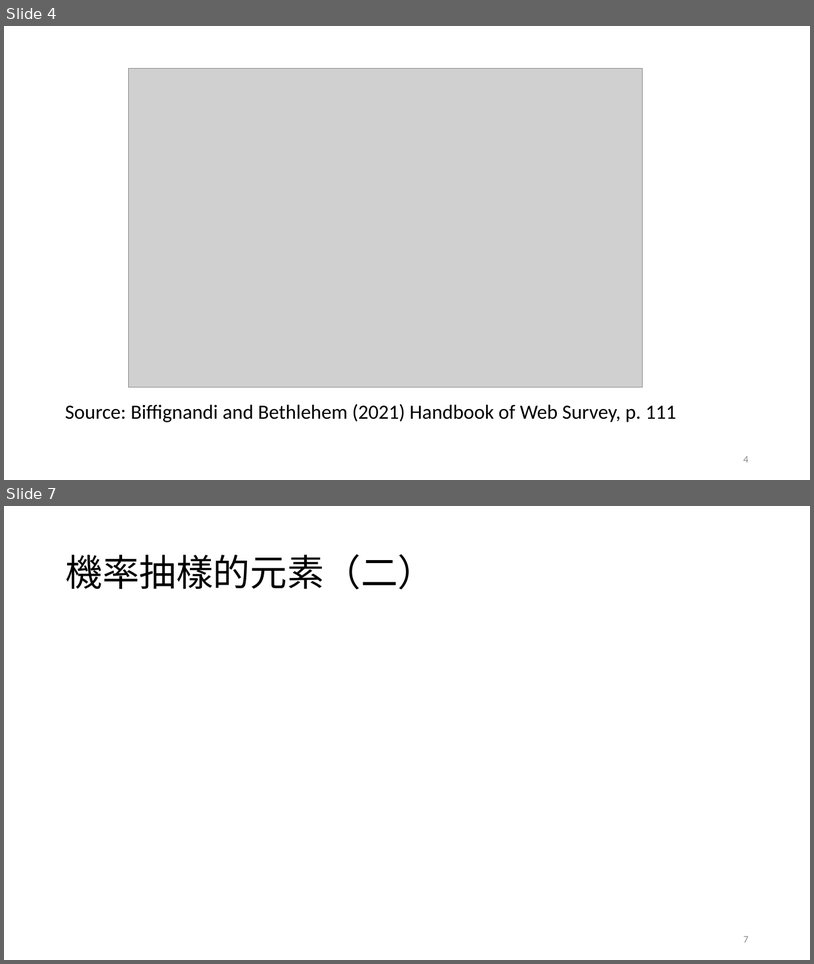
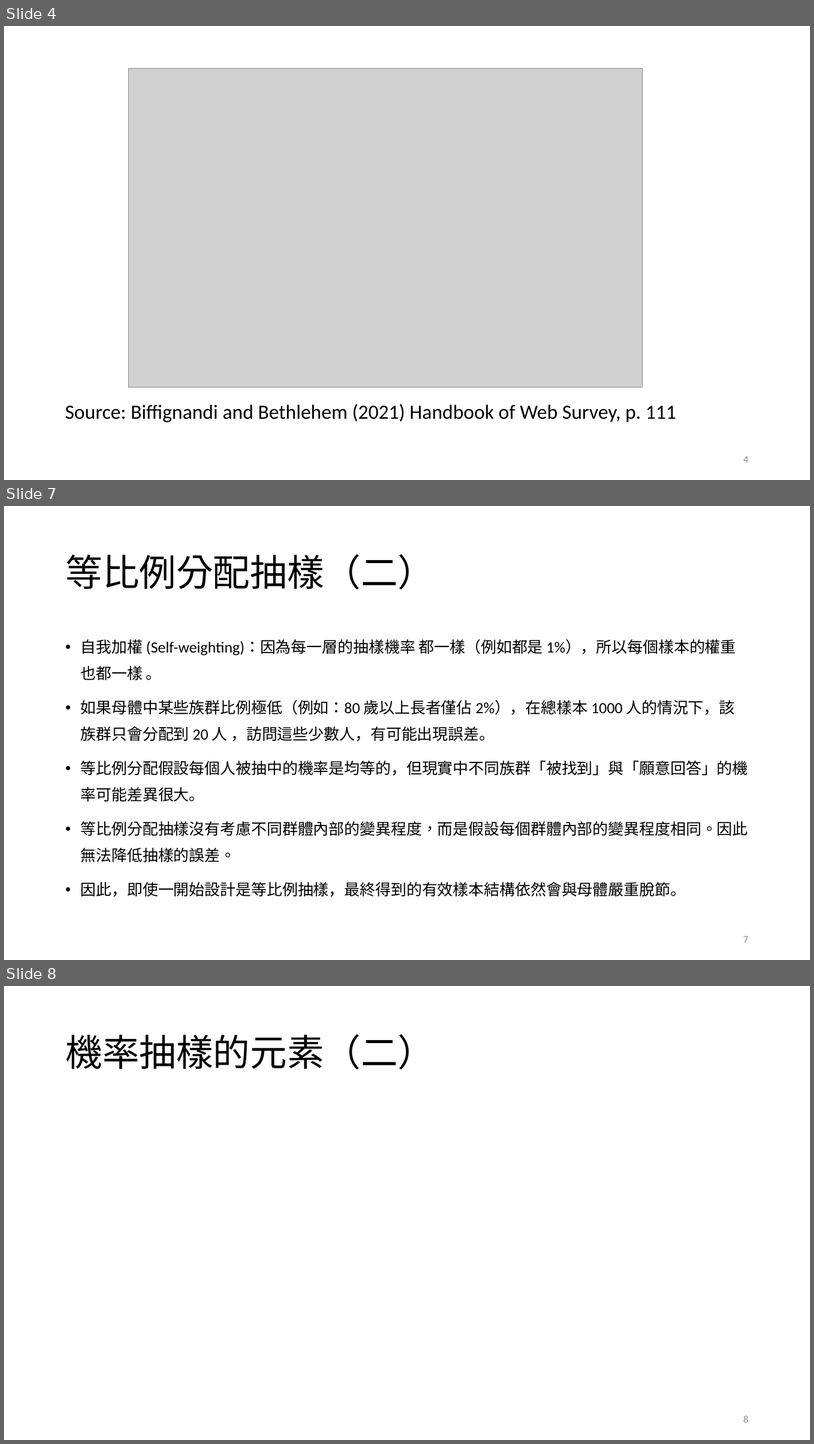
Before and after one commit to TsaiChiahung/PublicOpinion2026, a slide deck: 投影片/民意與調查Week5.pptx. Shown one above the other, each under a label of ours: slides 4 and 7 before the commit, slides 4, 7 and 8 after it; the slides between them are not shown. The pictures are 814x964 and 814x1444 pixels, drawn with LibreOffice and Linux fonts; fonts in the diff are those of the drawing; grey boxes stand for pictures. Boxes give left, top, right and bottom in pixels: in the first picture for what was removed or moved away, otherwise in the second. Text is boxed around its words. In the diff, an @@ line names an element or a change of style, - is before the commit and + after.

```diff
--- a/投影片/民意與調查Week5.pptx
+++ b/投影片/民意與調查Week5.pptx
@@ slide 7 added at bbox=[4, 506, 810, 960], background #FFFFFF @@
@@ title added at bbox=[65, 554, 435, 589], 44 pt, text #000000 @@
+等比例分配抽樣（二）
@@ text added at bbox=[81, 639, 749, 897], 18.5 pt, text #000000 @@
+• 自我加權 (Self-weighting)：因為每一層的抽樣機率 都一樣（例如都是 1%），所以每個樣本的權重 也都一樣 。
+• 如果母體中某些族群比例極低（例如：80 歲以上長者僅佔 2%），在總樣本 1000 人的情況下，該族群只會分配到 20 人 ，訪問這些少數人，有可能出現誤差。
+• 等比例分配假設每個人被抽中的機率是均等的，但現實中不同族群「被找到」與「願意回答」的機率可能差異很大。
+• 等比例分配抽樣沒有考慮不同群體內部的變異程度，而是假設每個群體內部的變異程度相同。因此無法降低抽樣的誤差。
+• 因此，即使一開始設計是等比例抽樣，最終得到的有效樣本結構依然會與母體嚴重脫節。
@@ page number added at bbox=[744, 936, 749, 942], 12 pt, text #8C8C8C @@
+7
@@ what was slide 7 is now slide 8 @@
@@ page number at bbox=[744, 1415, 749, 1422]: text changed @@
-7
+8
```
Also in this commit, not shown: 2 slides changed, 1 other slide added.
